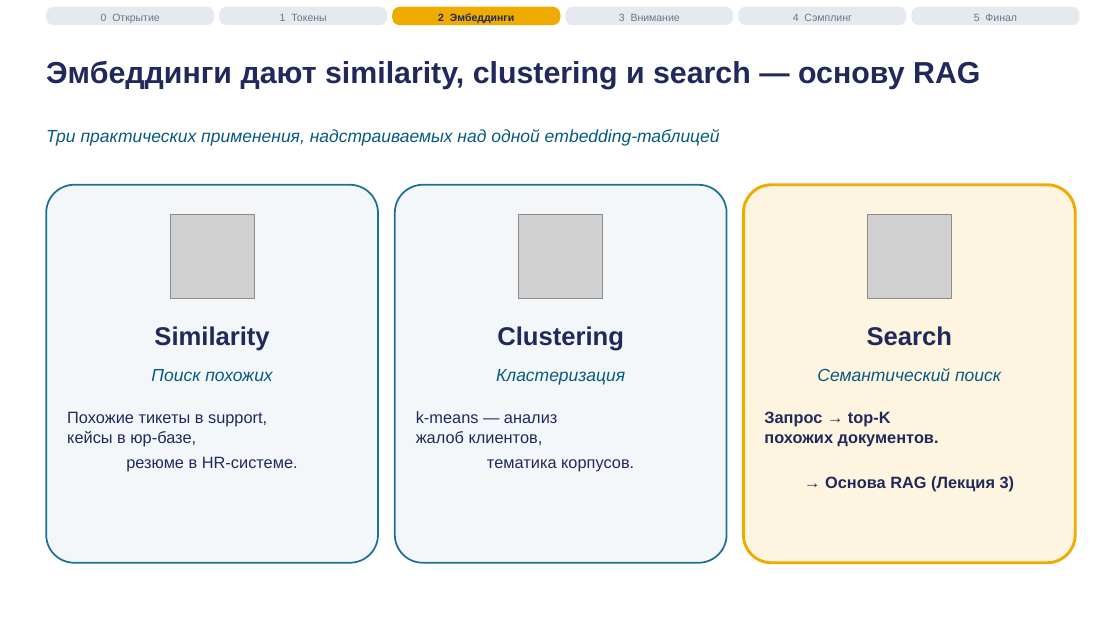
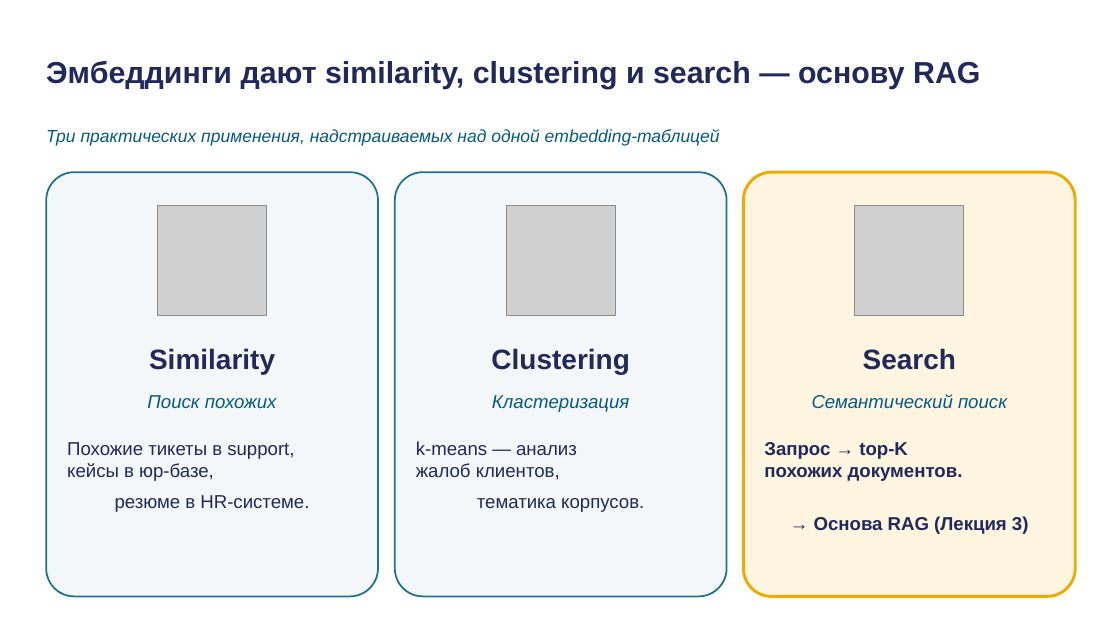
Before and after one commit to tellina-study/AI-usage-lessons, a slide deck: slide 13 of library/lectures/lec-02/rendered/lec-02.pptx (slide 11 before the commit). Drawn at 1120x630 pixels with LibreOffice and Linux fonts; fonts in the diff are those of the drawing; grey boxes stand for pictures. Boxes give left, top, right and bottom in pixels: in the first picture for what was removed or moved away, otherwise in the second. Text is boxed around its words. In the diff, an @@ line names an element or a change of style, - is before the commit and + after.

```diff
--- a/library/lectures/lec-02/rendered/lec-02.pptx
+++ b/library/lectures/lec-02/rendered/lec-02.pptx
@@ rounded rectangle removed at [46, 7, 214, 25] @@
@@ text removed at [101, 14, 159, 23] @@
-0 Открытие
@@ rounded rectangle removed at [219, 7, 387, 25] @@
@@ text removed at [280, 14, 326, 21] @@
-1 Токены
@@ rounded rectangle removed at [392, 7, 560, 25] @@
@@ text removed at [438, 13, 514, 23] @@
-2 Эмбеддинги
@@ rounded rectangle removed at [565, 7, 734, 25] @@
@@ text removed at [619, 14, 680, 21] @@
-3 Внимание
@@ rounded rectangle removed at [739, 7, 907, 25] @@
@@ text removed at [793, 14, 852, 21] @@
-4 Сэмплинг
@@ rounded rectangle removed at [912, 7, 1080, 25] @@
@@ text removed at [974, 14, 1017, 21] @@
-5 Финал
@@ rounded rectangle: place and size @@
-rounded rectangle at [46, 185, 378, 563]
+rounded rectangle at [46, 172, 378, 597]
@@ rounded rectangle: place and size @@
-rounded rectangle at [395, 185, 727, 563]
+rounded rectangle at [395, 172, 727, 597]
@@ rounded rectangle: place and size @@
-rounded rectangle at [744, 185, 1075, 563]
+rounded rectangle at [744, 172, 1075, 597]
@@ picture: place and size @@
-picture at [170, 214, 254, 298]
+picture at [158, 206, 267, 315]
@@ picture: place and size @@
-picture at [518, 214, 602, 298]
+picture at [507, 206, 616, 315]
@@ picture: place and size @@
-picture at [867, 214, 951, 298]
+picture at [855, 206, 965, 315]
@@ text "Similarity": place and size @@
-text "Similarity" at [154, 326, 269, 351]
+text "Similarity" at [149, 348, 275, 374]
@@ text "Clustering": place and size @@
-text "Clustering" at [497, 326, 624, 351]
+text "Clustering" at [491, 348, 629, 374]
@@ size 22 to 24 pt in 3 elements at [149, 348, 275, 374], [491, 348, 629, 374], [863, 348, 956, 370] @@
@@ text "Search": place and size @@
-text "Search" at [867, 326, 952, 346]
+text "Search" at [863, 348, 956, 370]
@@ text "Поиск похожих": place and size @@
-text "Поиск похожих" at [151, 369, 272, 381]
+text "Поиск похожих" at [147, 395, 277, 408]
@@ text "Кластеризация": place and size @@
-text "Кластеризация" at [496, 369, 625, 385]
+text "Кластеризация" at [492, 395, 629, 412]
@@ size 15 to 16 pt in 3 elements at [147, 395, 277, 408], [492, 395, 629, 412], [812, 394, 1007, 409] @@
@@ text "Семантический поиск": place and size @@
-text "Семантический поиск" at [817, 368, 1001, 381]
+text "Семантический поиск" at [812, 394, 1007, 409]
@@ text "Похожие тикеты в support, кейсы ...": place and size @@
-text "Похожие тикеты в support, кейсы ..." at [67, 411, 298, 472]
+text "Похожие тикеты в support, кейсы ..." at [67, 442, 309, 512]
@@ text "k-means — анализ жалоб клиентов, ...": place and size @@
-text "k-means — анализ жалоб клиентов, ..." at [416, 411, 634, 472]
+text "k-means — анализ жалоб клиентов, ..." at [416, 441, 644, 512]
@@ size 14 to 16 pt; line spacing 1.3 to 1.35 in 3 elements at [67, 442, 309, 512], [416, 441, 644, 512], [764, 442, 1029, 534] @@
@@ text "Запрос → top-K похожих документов. ...": place and size @@
-text "Запрос → top-K похожих документов. ..." at [764, 411, 1015, 492]
+text "Запрос → top-K похожих документов. ..." at [764, 442, 1029, 534]
```
Also in this commit, not shown: 25 other slides changed, 4 slides added, 8 other files.
